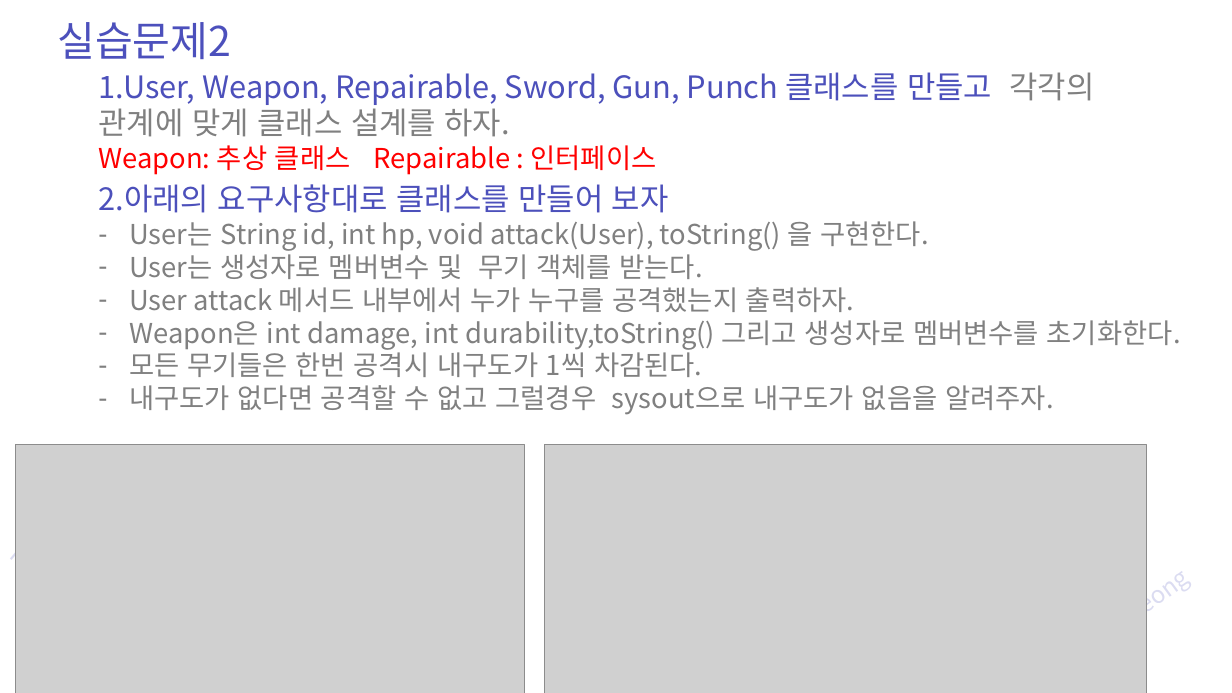
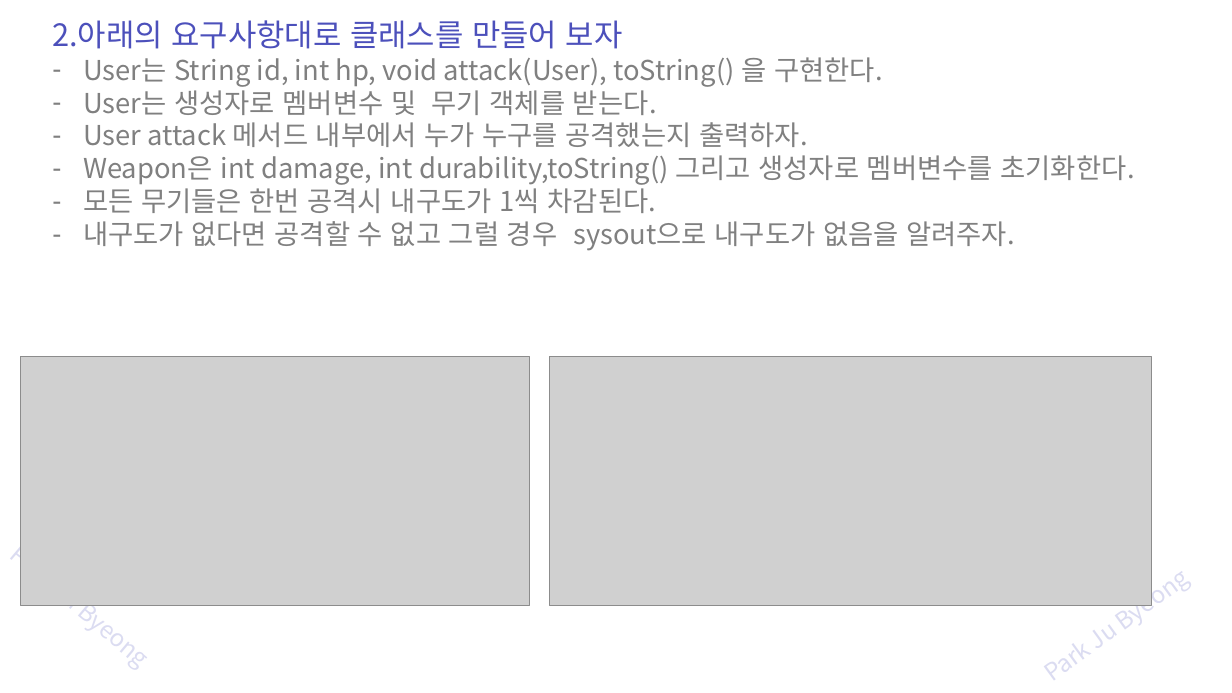
Before and after one commit to zest132/JavaLecture, a slide deck: slide 66 of JavaLecture/LectureFile/java 11강 인터페이스와다형성.pptx (slide 65 before the commit). Drawn at 1232x693 pixels with LibreOffice and Linux fonts; fonts in the diff are those of the drawing; grey boxes stand for pictures. Boxes give left, top, right and bottom in pixels: in the first picture for what was removed or moved away, otherwise in the second. Text is boxed around its words. In the diff, an @@ line names an element or a change of style, - is before the commit and + after.

```diff
--- a/JavaLecture/LectureFile/java 11강 인터페이스와다형성.pptx
+++ b/JavaLecture/LectureFile/java 11강 인터페이스와다형성.pptx
@@ text "2.아래의 요구사항대로 클래스를 만들어 보자": place and size @@
-text "2.아래의 요구사항대로 클래스를 만들어 보자" at [98,184,1181,415]
+text "2.아래의 요구사항대로 클래스를 만들어 보자" at [52,20,1135,251]
@@ text removed at [57,22,231,59] @@
-실습문제2
@@ text removed at [98,72,1094,175] @@
-1.User, Weapon, Repairable, Sword, Gun, Punch 클래스를 만들고 각각의 관계에 맞게 클래스 설계를 하자.
-Weapon: 추상 클래스 Repairable : 인터페이스
@@ text at [83,221,1015,251]: spaces changed @@
-– 내구도가 없다면 공격할 수 없고 그럴경우 sysout으로 내구도가 없음을 알려주자.
+– 내구도가 없다면 공격할 수 없고 그럴 경우 sysout으로 내구도가 없음을 알려주자.
@@ picture: place and size @@
-picture at [15,444,525,693]
+picture at [20,357,530,606]
@@ picture: place and size @@
-picture at [544,444,1146,693]
+picture at [549,357,1151,606]
```
Also in this commit, not shown: 16 other slides changed, 11 slides added, 11 slides removed, 5 other files.
